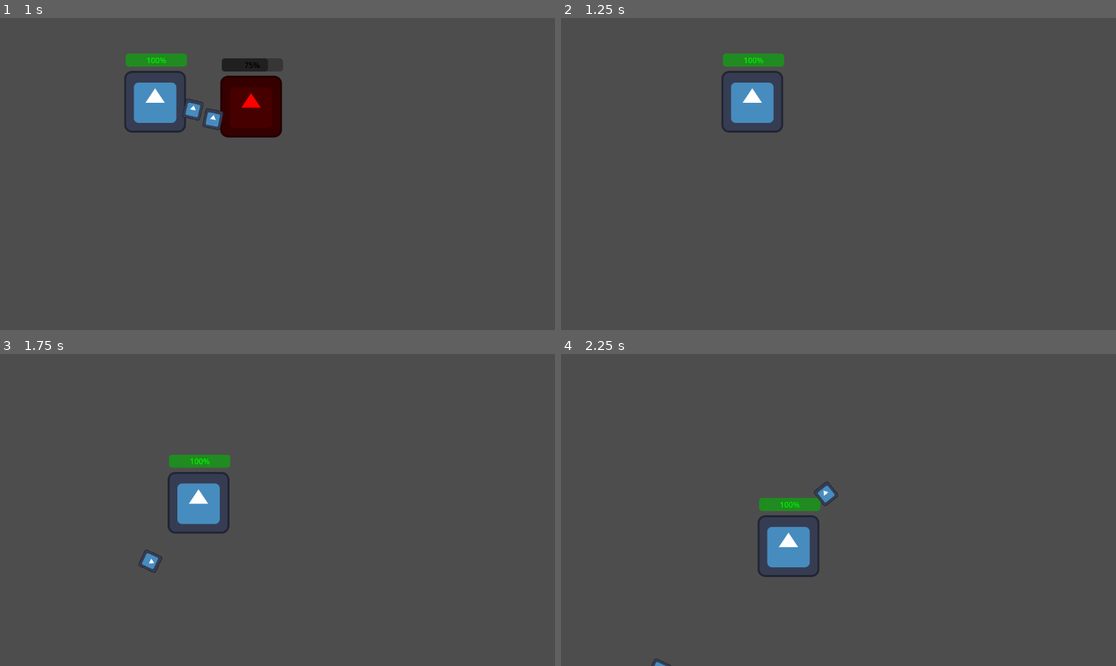
Above: before the commit, frames 1-4 (two rows, left to right).
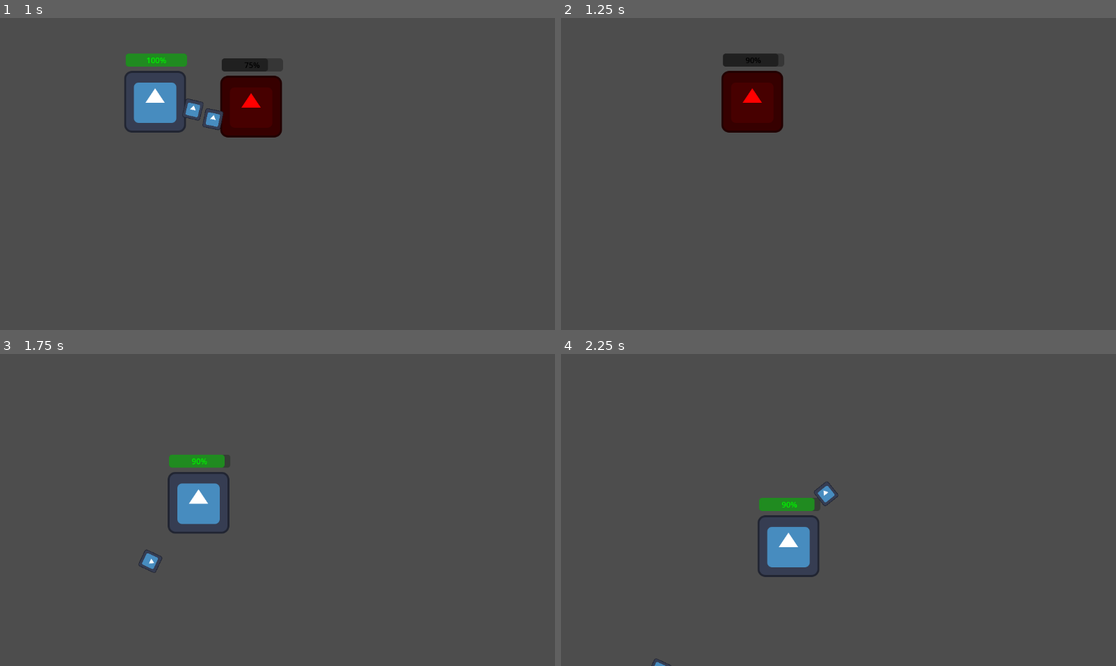
Above: after the commit, the same moments.

Repository: gadelhati/FirstGodot
Game: Godot game, scene res://base.tscn
Two runs of this game, one before a commit and one after it. Both use one fixed random seed, a clock stepped at 60 frames per second and the inputs below. The engine's default icon, where the game draws it, is replaced by a stand-in: a white triangle on a blue panel in a dark square.
Inputs (mouse positions are in pixels of both pictures, inside the frame that each line leads up to):
- Up to frame 1 (1 s): tap Enter at 0.5 s; move the mouse to (399, 158) at 0.52 s; press the mouse at (399, 158) at 0.53 s; hold Right (ui_right) from 0.53 s (still down)
- Up to frame 2 (1.25 s): keep holding Right (ui_right)
- Up to frame 3 (1.75 s): move the mouse to (166, 525) at 1.27 s; release Right (ui_right) at 1.28 s; release the mouse at (166, 525) at 1.28 s; hold Down (ui_down) from 1.28 s (still down); click (166, 525) at 1.35 s
- Up to frame 4 (2.25 s): move the mouse to (894, 441) at 2.02 s; release Down (ui_down) at 2.03 s; press the mouse at (894, 441) at 2.03 s; hold Right (ui_right) from 2.03 s (still down)

Frame 1 is identical in both runs. In frame 2, 2.6% of the frame differs, in the area x 28-41%, y 11-37%; in frame 3, less than 0.1%; in frame 4, less than 0.1%.

Commit message:
feat: add enemy melee attack

Diff:
--- /dev/null
+++ b/components/contact_damage_component.gd
@@ -0,0 +1,54 @@
+# ============================================
+# COMPONENTES COMPARTILHADOS (components/contact_damage_component.gd)
+# ============================================
+class_name ContactDamageComponent
+extends RefCounted
+
+signal damage_dealt(target: Node, damage: float)
+signal cooldown_started(target: Node)
+signal cooldown_finished(target: Node)
+
+var owner_node: Node
+var damage: float
+var cooldown_duration: float
+var targets_on_cooldown: Dictionary = {}
+
+func _init(p_owner: Node, p_damage: float, p_cooldown: float = 1.0):
+	owner_node = p_owner
+	damage = p_damage
+	cooldown_duration = p_cooldown
+
+func try_deal_contact_damage(target: Node) -> bool:
+	if not target.has_method("take_damage"):
+		return false
+
+	if target == owner_node:
+		return false
+
+	if is_on_cooldown(target):
+		return false
+
+	target.take_damage(damage)
+	damage_dealt.emit(target, damage)
+	_start_cooldown(target)
+	return true
+
+func is_on_cooldown(target: Node) -> bool:
+	return target in targets_on_cooldown
+
+func _start_cooldown(target: Node):
+	cooldown_started.emit(target)
+	var timer = owner_node.get_tree().create_timer(cooldown_duration)
+	targets_on_cooldown[target] = timer
+	await timer.timeout
+	targets_on_cooldown.erase(target)
+	cooldown_finished.emit(target)
+
+func set_damage(new_damage: float):
+	damage = new_damage
+
+func set_cooldown(new_cooldown: float):
+	cooldown_duration = new_cooldown
+
+func clear_cooldowns():
+	targets_on_cooldown.clear()
--- a/entities/enemy.gd
+++ b/entities/enemy.gd
@@ -1,5 +1,5 @@
 # ============================================
-# enemy.gd
+# ENTIDADES (Entities/enemy.gd)
 # ============================================
 class_name Enemy
 extends CharacterBody2D
@@ -7,26 +7,88 @@
 # Componentes
 var health_component: HealthComponent
 var damage_feedback: DamageFeedbackComponent
+var contact_damage_component: ContactDamageComponent
+var contact_area: Area2D  # Área para detectar contato
 
 # Configurações
+@export_group("Health")
 @export var max_hp: float = 100.0
 @export var health_bar: HealthBar
 
+@export_group("Contact Damage")
+@export var contact_damage: float = 10.0
+@export var damage_cooldown: float = 1.0
+@export var enable_contact_damage: bool = true
+@export var contact_radius: float = 75.0  # Raio da área de contato
+
 func _ready():
 	_initialize_components()
+	_setup_contact_area()
 	_connect_signals()
 
 func _initialize_components():
 	health_component = HealthComponent.new(max_hp)
 	damage_feedback = DamageFeedbackComponent.new(self)
+	contact_damage_component = ContactDamageComponent.new(
+		self,
+		contact_damage,
+		damage_cooldown
+	)
 
 	# Inicializa health bar se existir
 	if health_bar:
 		health_bar.initialize(health_component)
 
+func _setup_contact_area():
+	# Cria área de detecção de contato
+	contact_area = Area2D.new()
+	add_child(contact_area)
+
+	# Configura collision shape
+	var shape = CircleShape2D.new()
+	shape.radius = contact_radius
+
+	var collision_shape = CollisionShape2D.new()
+	collision_shape.shape = shape
+	contact_area.add_child(collision_shape)
+
+	# Configura layers (mesma do Enemy)
+	contact_area.collision_layer = 0  # Não colide com nada
+	contact_area.collision_mask = 1   # Detecta apenas Hero (layer 1)
+
+	# Conecta signals
+	contact_area.body_entered.connect(_on_contact_area_body_entered)
+
 func _connect_signals():
 	health_component.damage_taken.connect(_on_damage_taken)
 	health_component.death.connect(_on_death)
+	contact_damage_component.damage_dealt.connect(_on_contact_damage_dealt)
+
+func _physics_process(delta):
+	if enable_contact_damage:
+		# Verifica colisões de slide (quando se move)
+		_check_slide_collisions()
+		# Verifica corpos dentro da área (mesmo parados)
+		_check_contact_area()
+
+func _check_slide_collisions():
+	# Verifica colisões durante o movimento
+	for i in get_slide_collision_count():
+		var collision = get_slide_collision(i)
+		var collider = collision.get_collider()
+		contact_damage_component.try_deal_contact_damage(collider)
+
+func _check_contact_area():
+	# Verifica todos os corpos que estão dentro da área de contato
+	if contact_area:
+		var overlapping_bodies = contact_area.get_overlapping_bodies()
+		for body in overlapping_bodies:
+			contact_damage_component.try_deal_contact_damage(body)
+
+func _on_contact_area_body_entered(body: Node2D):
+	# Detecta quando Hero entra na área
+	if enable_contact_damage:
+		contact_damage_component.try_deal_contact_damage(body)
 
 # API Pública
 func take_damage(damage: float):
@@ -41,10 +103,19 @@
 func get_max_hp() -> float:
 	return health_component.get_max_hp()
 
+func set_contact_damage_enabled(enabled: bool):
+	enable_contact_damage = enabled
+
 # Callbacks
 func _on_damage_taken(damage: float, current: float):
 	damage_feedback.play_feedback()
 
 func _on_death():
+	# Desabilita dano de contato ao morrer
+	enable_contact_damage = false
 	# Animação de morte ou efeitos podem ser adicionados aqui
 	queue_free()
+
+func _on_contact_damage_dealt(target: Node, damage: float):
+	# Feedback visual ou sonoro quando causa dano por contato
+	pass
--- a/projectiles/bullet.gd
+++ b/projectiles/bullet.gd
@@ -13,7 +13,7 @@
 @export var destroy_on_hit: bool = true
 @export var can_hit_multiple: bool = false
 
-# Referências visuais (opcional)
+# Referências visuais
 @export var sprite: Sprite2D
 @export var trail: Line2D
 
Not shown, added: components/contact_damage_component.gd.uid
